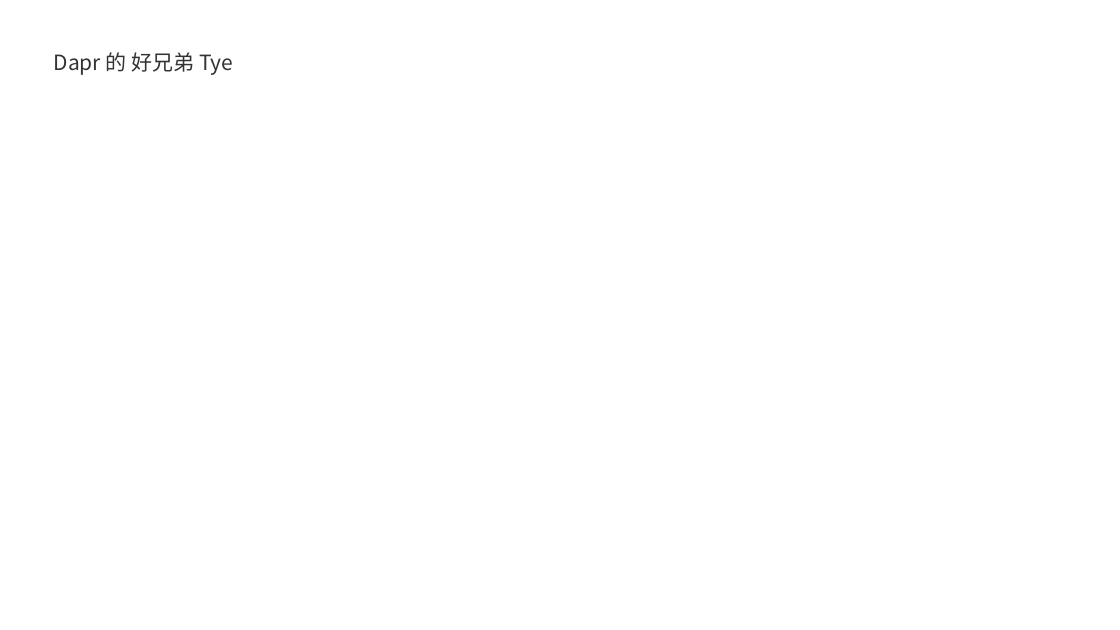
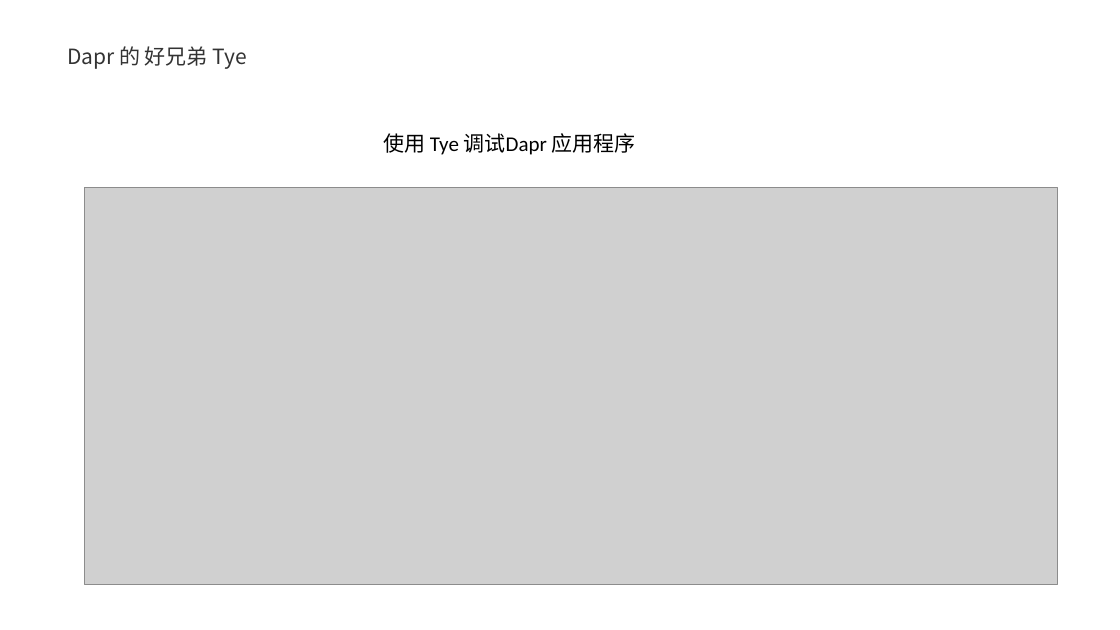
Before and after one commit to geffzhang/TyeDaprDemo, a slide deck: slide 14 of slides.pptx (slide 11 before the commit). Drawn at 1120x630 pixels with LibreOffice and Linux fonts; fonts in the diff are those of the drawing; grey boxes stand for pictures. Boxes give left, top, right and bottom in pixels: in the first picture for what was removed or moved away, otherwise in the second. Text is boxed around its words. In the diff, an @@ line names an element or a change of style, - is before the commit and + after.

```diff
--- a/slides.pptx
+++ b/slides.pptx
@@ text "Dapr 的 好兄弟 Tye": place and size @@
-text "Dapr 的 好兄弟 Tye" at bbox=[54, 52, 233, 75]
+text "Dapr 的 好兄弟 Tye" at bbox=[67, 46, 247, 69]
@@ text added at bbox=[383, 133, 636, 155], 18 pt, text #000000 @@
+使用 Tye 调试Dapr 应用程序
@@ picture added at bbox=[84, 187, 1058, 585] @@
```
Also in this commit, not shown: 3 slides added.
